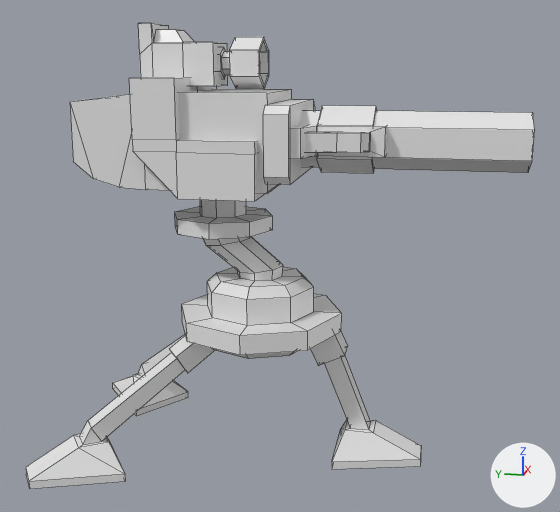
Before and after pictures for a commit that changed the FBX model Assets/Models/Turrets/ShotgunTurret.fbx.
Before and after are seen from a 50 mm lens placed at (-4.38, -0.99, 2.33), pointed at (-0.01, -0.11, 1.24). Every picture has the same lights, and +X, +Y and +Z are marked at lower right. Mesh edges are drawn as thin lines. Where no turn or scale is listed for an object, it has been applied to the vertices.

The first picture shows 'ShotgunBase', 'ShotgunHead', 'ShotgunNeck'.
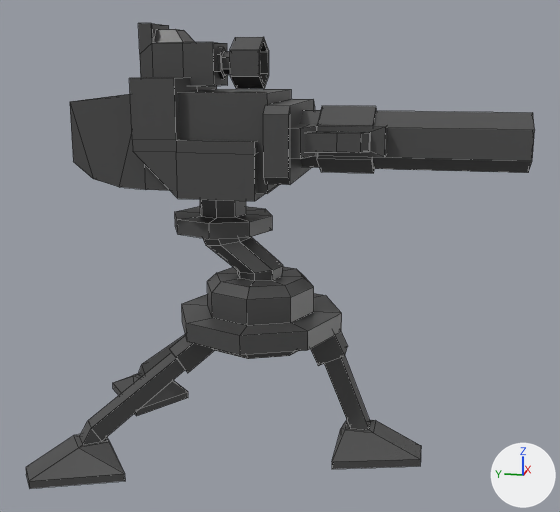
Changed parts and their boxes [x1, y1, x2, y2] in the pictures (560 x 512 px):
'ShotgunHead', recoloured: [70, 23, 535, 201] in both
'ShotgunBase', recoloured (white to grey): [26, 267, 421, 489] in both
'ShotgunNeck', recoloured: [175, 200, 283, 281] in both

The change in detail:
Material 'Material' (mat_material) changes colour from white #e7e7e7 to dark grey #4a4a4a; in linear values from (0.8, 0.8, 0.8) to (0.0678, 0.0678, 0.0678).
